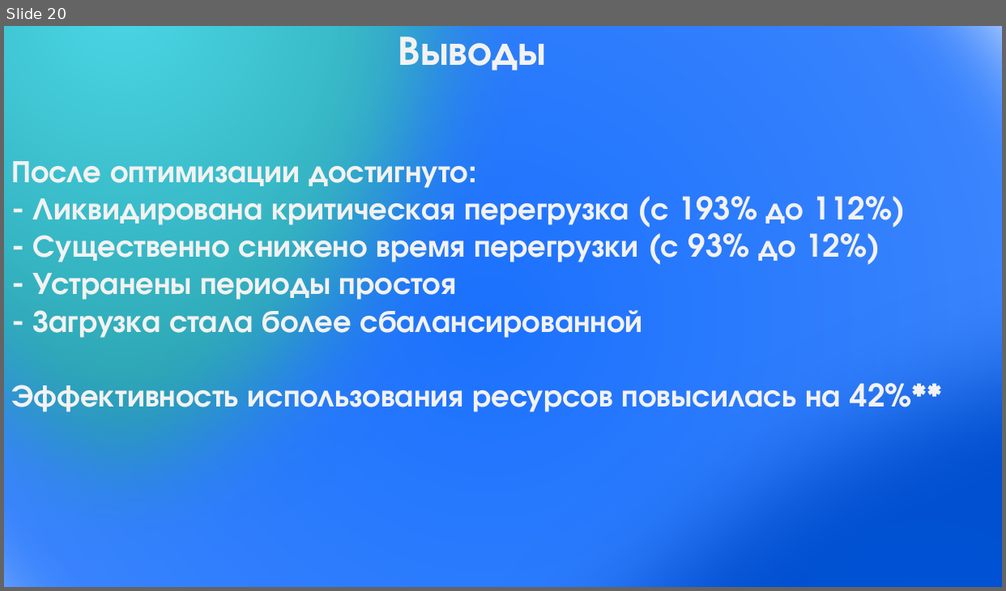
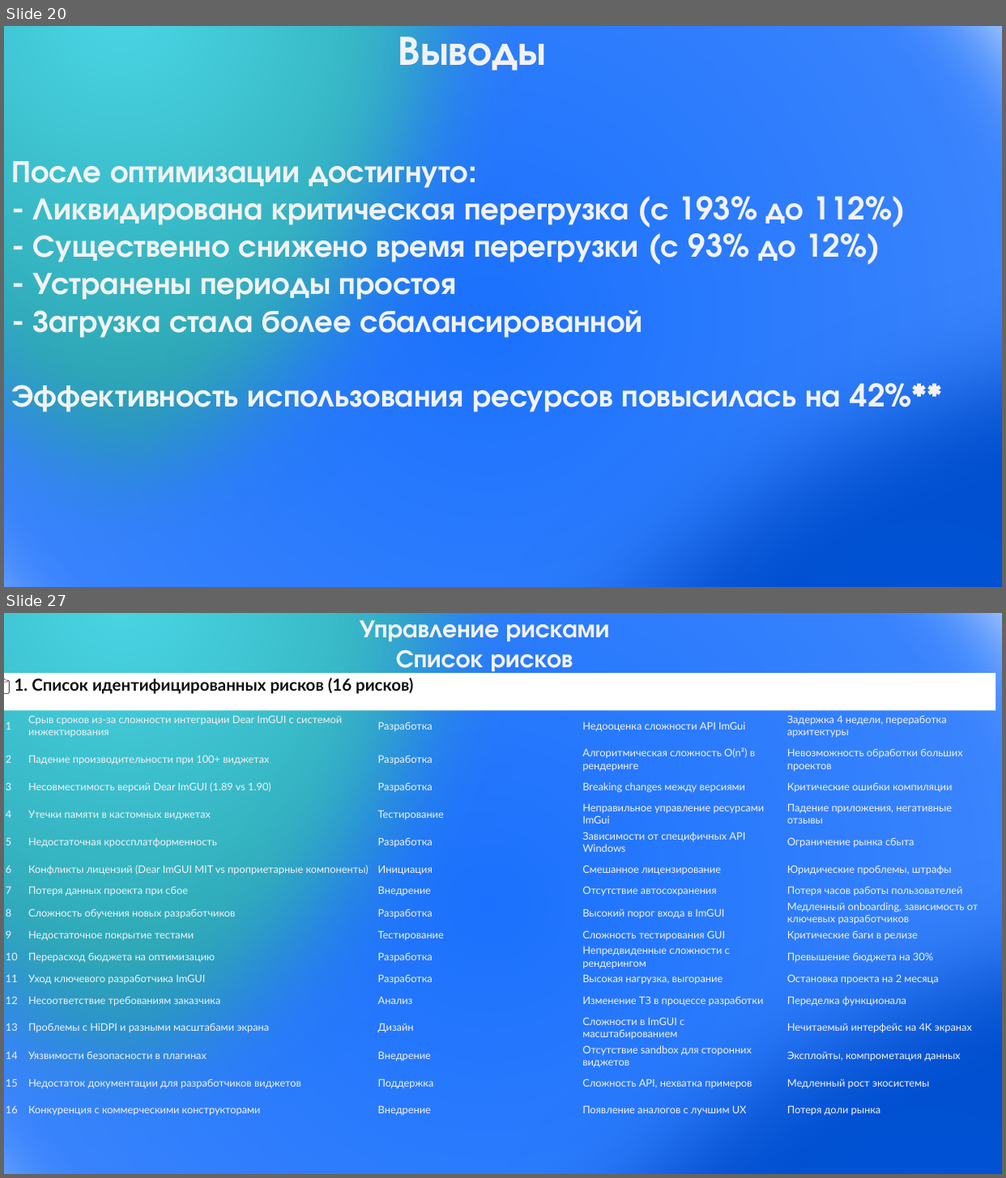
Before and after one commit to HozainFermi/upp, a slide deck: Презентация1.pptx. Shown one above the other, each under a label of ours: slide 20 before the commit, slides 20 and 27 after it; the slides between them are not shown. The pictures are 1006x591 and 1006x1178 pixels, drawn with LibreOffice and Linux fonts; fonts in the diff are those of the drawing. Boxes give left, top, right and bottom in pixels: in the first picture for what was removed or moved away, otherwise in the second. Text is boxed around its words. In the diff, an @@ line names an element or a change of style, - is before the commit and + after.

```diff
--- a/Презентация1.pptx
+++ b/Презентация1.pptx
@@ slide 27 added at (4,613,1002,1174), background #FFFFFF @@
@@ ellipse added at (4,613,1002,1174), fill gradient #002D76 to #1B71FD to #72A7FE, outline #43739E 1 pt @@
@@ ellipse added at (4,613,550,1174), fill gradient #4AD6E5 to #137C87, outline #43739E 1 pt @@
@@ text added at (360,620,610,674), 24 pt, text #F2F2F2, bold @@
+Управление рисками
+Список рисков
@@ ellipse added at (245,657,1002,1174), fill gradient #156EFF to #0153D9 to #0046B8, outline #43739E 1 pt @@
@@ rectangle added at (4,673,995,710), fill #FFFFFF, 16 pt, text #0F1115, bold @@
+📋 1. Список идентифицированных рисков (16 рисков)
@@ table added at (4,691,988,1122), 17 rows, 5 columns @@
+ID | Описание риска | Стадия ЖЦ | Причина | Последствие
+1 | Срыв сроков из-за сложности интеграции Dear ImGUI с системой инжектирования | Разработка | Недооценка сложности API ImGui | Задержка 4 недели, переработка архитектуры
+2 | Падение производительности при 100+ виджетах | Разработка | Алгоритмическая сложность O(n²) в рендеринге | Невозможность обработки больших проектов
+3 | Несовместимость версий Dear ImGUI (1.89 vs 1.90) | Разработка | Breaking changes между версиями | Критические ошибки компиляции
+4 | Утечки памяти в кастомных виджетах | Тестирование | Неправильное управление ресурсами ImGui | Падение приложения, негативные отзывы
+5 | Недостаточная кроссплатформенность | Разработка | Зависимости от специфичных API Windows | Ограничение рынка сбыта
+6 | Конфликты лицензий (Dear ImGUI MIT vs проприетарные компоненты) | Инициация | Смешанное лицензирование | Юридические проблемы, штрафы
+7 | Потеря данных проекта при сбое | Внедрение | Отсутствие автосохранения | Потеря часов работы пользователей
+8 | Сложность обучения новых разработчиков | Разработка | Высокий порог входа в ImGUI | Медленный onboarding, зависимость от ключевых разработчиков
+9 | Недостаточное покрытие тестами | Тестирование | Сложность тестирования GUI | Критические баги в релизе
+10 | Перерасход бюджета на оптимизацию | Разработка | Непредвиденные сложности с рендерингом | Превышение бюджета на 30%
+11 | Уход ключевого разработчика ImGUI | Разработка | Высокая нагрузка, выгорание | Остановка проекта на 2 месяца
+12 | Несоответствие требованиям заказчика | Анализ | Изменение ТЗ в процессе разработки | Переделка функционала
+13 | Проблемы с HiDPI и разными масштабами экрана | Дизайн | Сложности в ImGUI с масштабированием | Нечитаемый интерфейс на 4K экранах
+14 | Уязвимости безопасности в плагинах | Внедрение | Отсутствие sandbox для сторонних виджетов | Эксплойты, компрометация данных
+15 | Недостаток документации для разработчиков виджетов | Поддержка | Сложность API, нехватка примеров | Медленный рост экосистемы
+16 | Конкуренция с коммерческими конструкторами | Внедрение | Появление аналогов с лучшим UX | Потеря доли рынка
```
Also in this commit, not shown: 13 other slides added, 2 other files.
